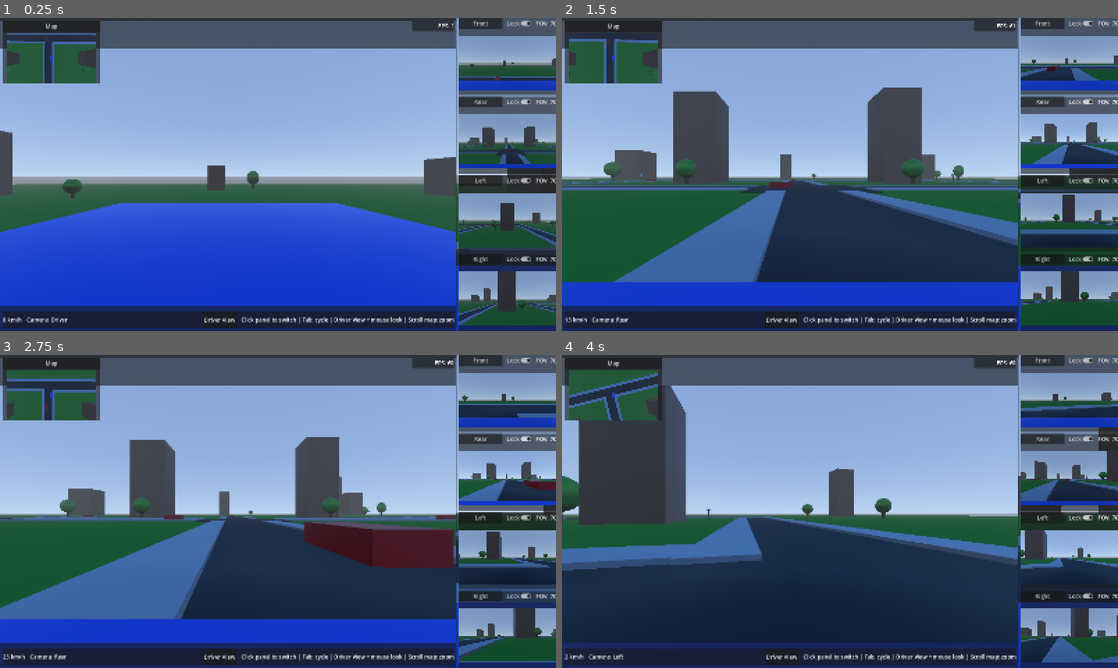
Above: before the commit, frames 1-4 (two rows, left to right).
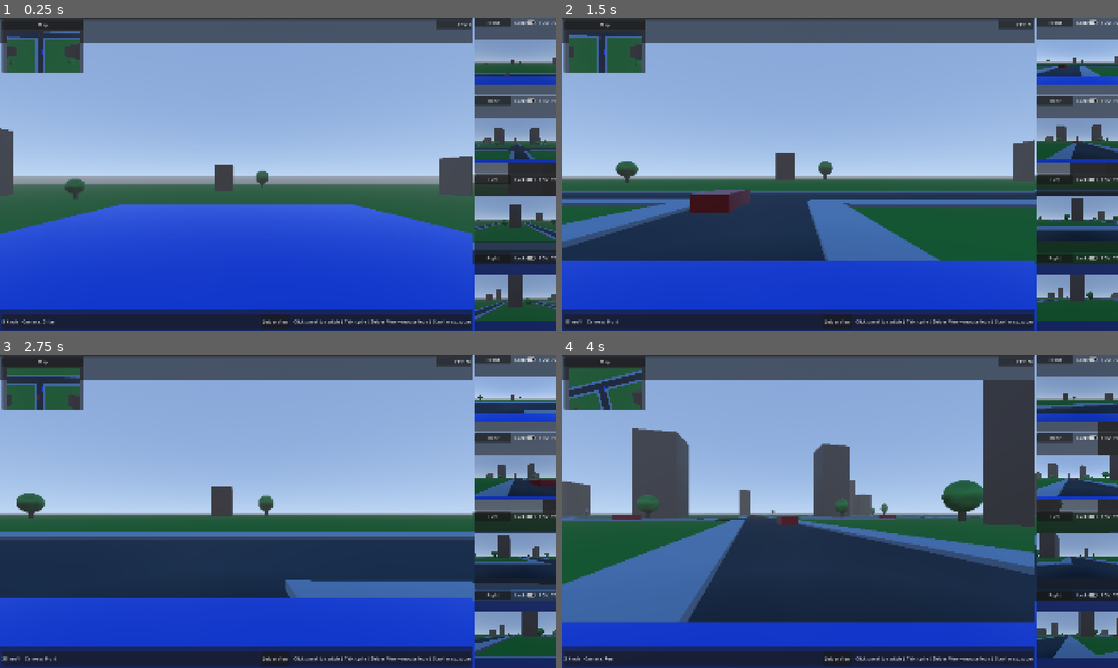
Above: after the commit, the same moments.

Repository: barakooda/simple_godot_car_simulation
Game: Godot game, scene res://scenes/main/main.tscn
Same seed, same stepped clock (60 frames per second), same inputs: the game is played once before the commit and once after it.
Inputs (mouse positions are in pixels of both pictures, inside the frame that each line leads up to):
- Up to frame 1 (0.25 s): no input
- Up to frame 2 (1.5 s): click (789, 18) at 0.52 s; move the mouse to (867, 174) at 1.27 s; hold W (move_forward) from 1.28 s (still down); hold Backspace (toggle_camera_layout) from 1.28 s (still down); click (867, 174) at 1.42 s
- Up to frame 3 (2.75 s): release W (move_forward) at 2 s; release Backspace (toggle_camera_layout) at 2 s; drag from (227, 511) to (250, 574) at 2.02 s
- Up to frame 4 (4 s): move the mouse to (612, 389) at 2.77 s; hold D (steer_right) 2.78-3.5 s; hold Backspace (toggle_camera_layout) 2.78-3.5 s; click (612, 389) at 2.92 s; drag from (1067, 392) to (673, 464) at 3.52 s

The runs differ from the first frame. In frame 1, 16% of the frame differs, in the area x 0-100%, y 0-100%; in frame 2, 46%; in frame 3, 42%; in frame 4, 39%.

Commit message:
Update work log, fullscreen defaults, and HUD camera cycle

Diff:
--- a/project.godot
+++ b/project.godot
@@ -17,8 +17,9 @@
 
 [display]
 
-window/size/viewport_width=1600
-window/size/viewport_height=900
+window/size/viewport_width=1920
+window/size/viewport_height=1080
+window/size/mode=3
 window/stretch/mode="canvas_items"
 
 [input]
--- a/scripts/ui/hud_controller.gd
+++ b/scripts/ui/hud_controller.gd
@@ -79,8 +79,8 @@
 		get_viewport().set_input_as_handled()
 
 func _cycle_main_feed() -> void:
-	_current_feed_index = (_current_feed_index + 1) % FEED_IDS.size()
-	_switch_main_feed(FEED_IDS[_current_feed_index])
+	_current_feed_index = (_current_feed_index + 1) % MAIN_FEED_IDS.size()
+	_switch_main_feed(MAIN_FEED_IDS[_current_feed_index])
 
 func _setup_panel(panel: Node, feed_id: String, label_text: String) -> void:
 	_set_panel_label(panel, label_text)
@@ -127,8 +127,8 @@
 	if feed_id != "driver" and _driver_look_enabled:
 		_set_driver_look_enabled(false)
 	_current_main_feed = feed_id
-	if FEED_IDS.has(feed_id):
-		_current_feed_index = FEED_IDS.find(feed_id)
+	if MAIN_FEED_IDS.has(feed_id):
+		_current_feed_index = MAIN_FEED_IDS.find(feed_id)
 	if _camera_rig and _camera_rig.has_method("get_feed"):
 		_set_panel_texture(_main_panel, _camera_rig.get_feed(_current_main_feed))
 	_update_selection_highlight()
Not shown, changed: docs/work_log.md
